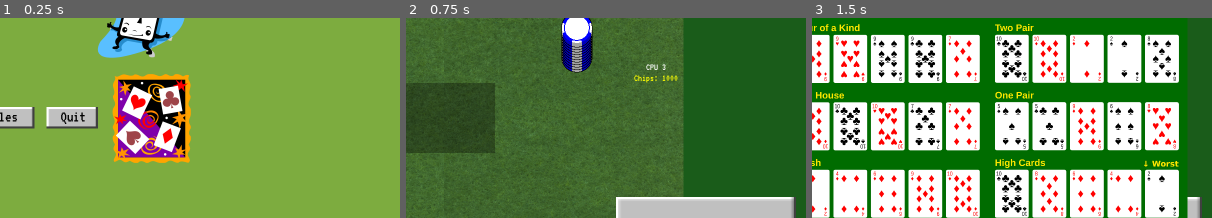
Above: before the commit, frames 1-3 (left to right).
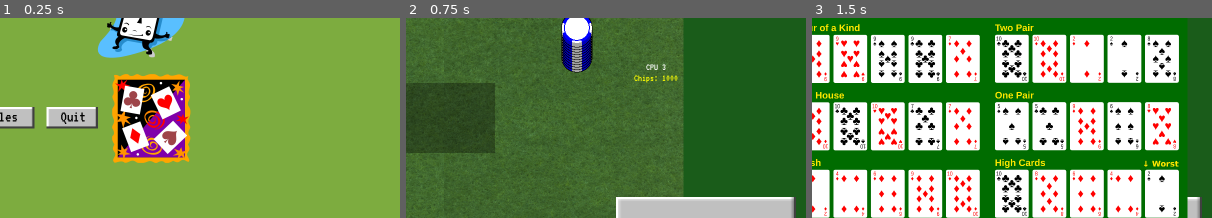
Above: after the commit, the same moments.

Repository: AzureJames/poker-stl
Game: Godot game, scene res://scene/main.tscn
Two runs of this game, one before a commit and one after it. Both use one fixed random seed, a clock stepped at 60 frames per second and the inputs below.
Inputs:
- Up to frame 1 (0.25 s): no input
- Up to frame 2 (0.75 s): click "Play" at 0.5 s
- Up to frame 3 (1.5 s): click "Hands" at 1.25 s
The pictures show only the part of the screen within x 50-100%, y 24-74%; the shares and areas given below are measured in that part.

The runs differ from the first frame. In frame 1, 5.2% of the frame differs, in the area x 28-48%, y 28-73%; in frame 2, nothing differs; in frame 3, nothing differs.

Commit message:
works ok

Diff:
--- a/scene/main.tscn
+++ b/scene/main.tscn
@@ -129,6 +129,7 @@
 
 [node name="Sprite2D2" type="Sprite2D" parent="StartMenu/ColorRect" unique_id=488014764]
 position = Vector2(1212, 444)
+scale = Vector2(-1, 1)
 texture = ExtResource("6_tqoya")
 
 [node name="Sprite2D3" type="Sprite2D" parent="StartMenu/ColorRect" unique_id=520594047]
--- a/script/game_manager.gd
+++ b/script/game_manager.gd
@@ -782,7 +782,7 @@
 
 	if can_raise:
 		bet_slider.min_value = slider_min
-		bet_slider.max_value = slider_max
+		bet_slider.max_value = mini(slider_max, player_chips[player_idx])
 		bet_slider.value = slider_min
 		bet_value_label.text = str(slider_min)
 
@@ -817,6 +817,35 @@
 			var max_allowed = 130 - player_bets[player_idx]
 			var total_bet = mini(raise_amount, max_allowed)
 			total_bet = mini(total_bet, player_chips[player_idx])
+			if raise_amount > player_chips[player_idx]:
+				_announce("Not enough chips to raise")
+				show_action_buttons(true)
+				action = await _wait_for_human_action()
+				show_action_buttons(false)
+				match action:
+					"fold":
+						player_folded[player_idx] = true
+						player_panel[player_idx].name_label.add_theme_color_override("font_color", Color.GRAY)
+						update_hand_display(player_idx)
+						$SoundManager.play_card_shove()
+						$ChipManager.update_player_pile(player_idx, player_chips[player_idx])
+						_announce("You folded")
+					"call":
+						var amt = call_amount
+						player_chips[player_idx] -= amt
+						pot += amt
+						player_bets[player_idx] += amt
+						player_panel[player_idx].bet_label.text = "Bet: %d" % player_bets[player_idx]
+						$SoundManager.play_chip_lay()
+						$ChipManager.add_pot_contribution(player_idx, amt)
+						$ChipManager.update_player_pile(player_idx, player_chips[player_idx])
+						$ChipManager.update_pot(pot)
+						if amt == 0: _announce("You checked")
+						else: _announce("You called")
+				update_chip_labels()
+				pot_label.text = "Pot: %d" % pot
+				if RELEASE_MODE: await get_tree().create_timer(0.9).timeout
+				return
 			if pot + total_bet > 595:
 				_announce("Pot limit reached")
 				show_action_buttons(true)
@@ -1326,15 +1355,26 @@
 			active += 1
 			last_player = i
 
-	if active <= 1:
+	var player_bankrupt = player_chips[0] <= 0
+
+	if active <= 1 and player_bankrupt:
 		end_label.text = "Game Over! %s wins!" % player_names[last_player]
 		end_label.visible = true
 		return
 
-	var player_bankrupt = player_chips[0] <= 0
 	if player_bankrupt:
 		_announce("You lose!")
 		end_label.text = "You're out of chips! Press New Round to restart."
+		end_label.visible = true
+
+	var all_cpus_bankrupt = true
+	for i in range(1, NUM_PLAYERS):
+		if player_chips[i] > 0:
+			all_cpus_bankrupt = false
+			break
+	if all_cpus_bankrupt:
+		_announce("Congratulations!")
+		end_label.text = "You eliminated all opponents! Press New Round to play again."
 		end_label.visible = true
 
 	for i in range(NUM_PLAYERS):
@@ -1346,7 +1386,7 @@
 	if new_round_button.pressed.is_connected(_on_new_round_pressed):
 		new_round_button.pressed.disconnect(_on_new_round_pressed)
 
-	if player_bankrupt:
+	if player_bankrupt or all_cpus_bankrupt:
 		_reset_game()
 
 	play_round()
